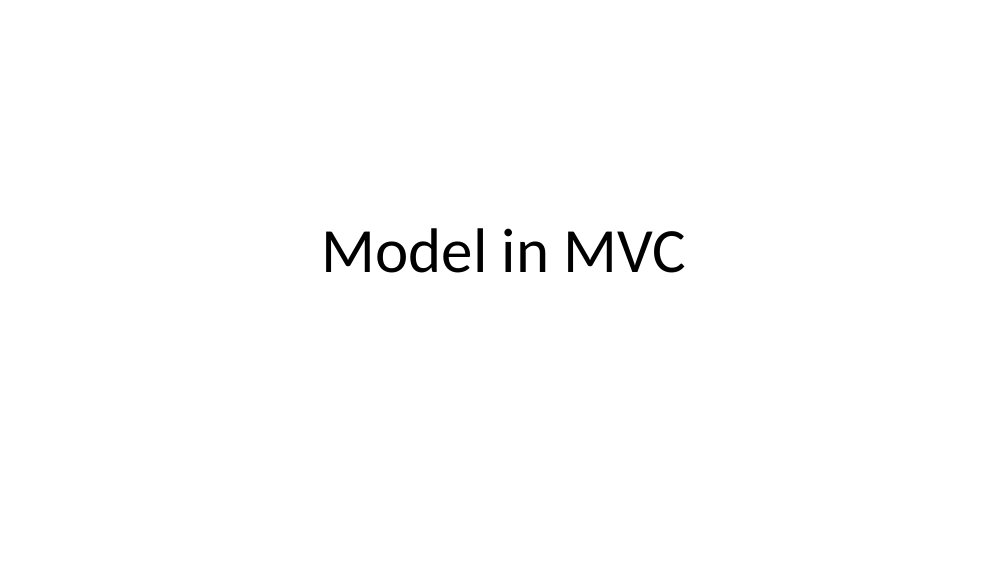
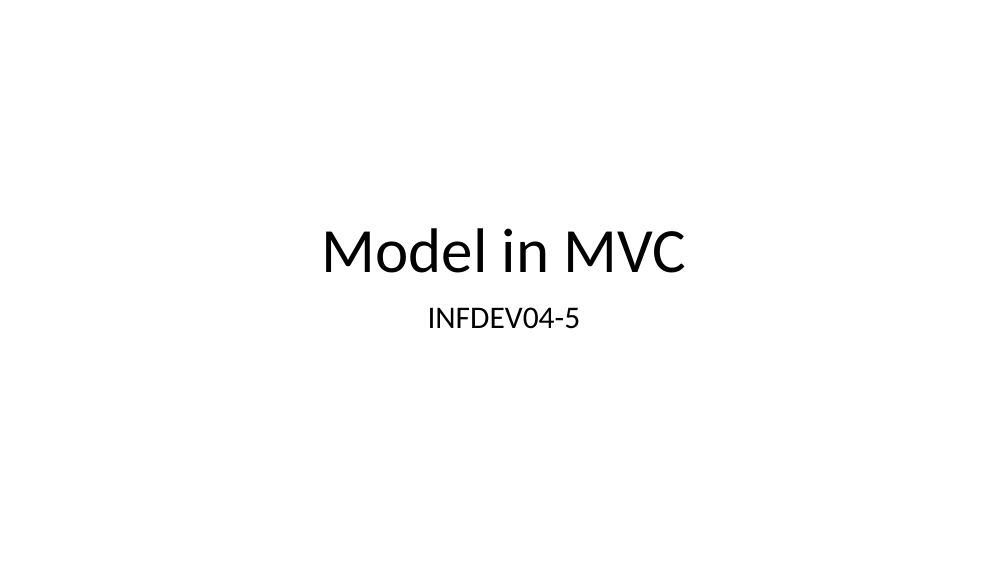
Before and after one commit to hogeschool/Development-5, a slide deck: slide 1 of Lectures/Lecture2/lesson2.pptx. Drawn at 1008x567 pixels with LibreOffice and Linux fonts; fonts in the diff are those of the drawing. Boxes give left, top, right and bottom in pixels: in the first picture for what was removed or moved away, otherwise in the second. Text is boxed around its words. In the diff, an @@ line names an element or a change of style, - is before the commit and + after.

```diff
--- a/Lectures/Lecture2/lesson2.pptx
+++ b/Lectures/Lecture2/lesson2.pptx
@@ subtitle added at [428,307,581,329], 30 pt, text #000000 @@
+INFDEV04-5
```
Also in this commit, not shown: 2 other slides changed.
